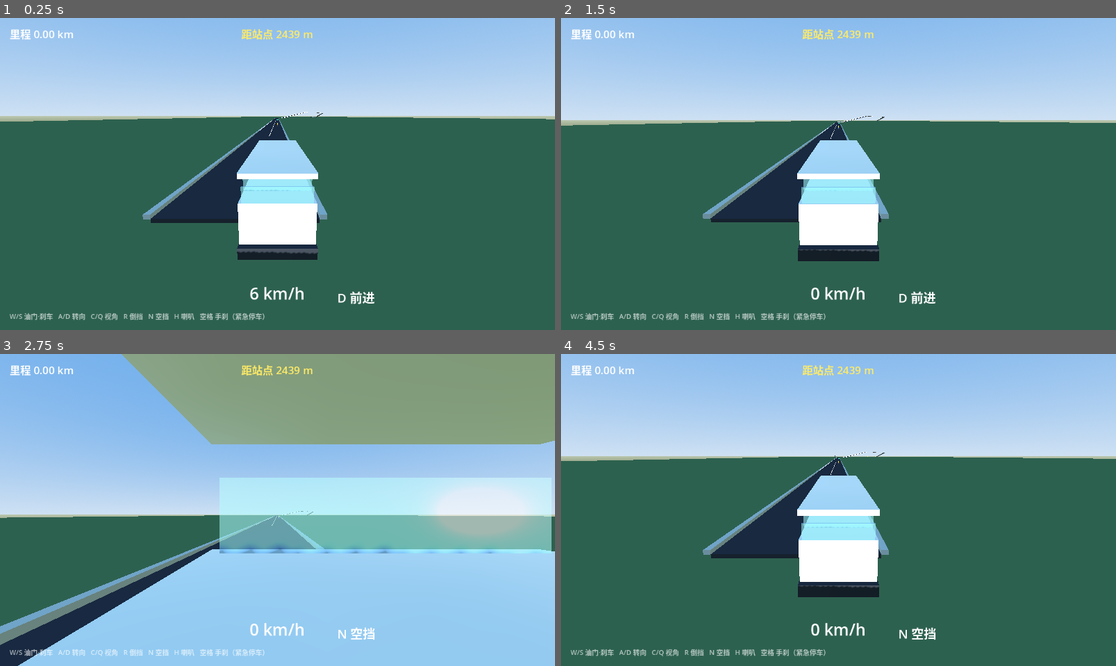
Above: before the commit, frames 1-4 (two rows, left to right).
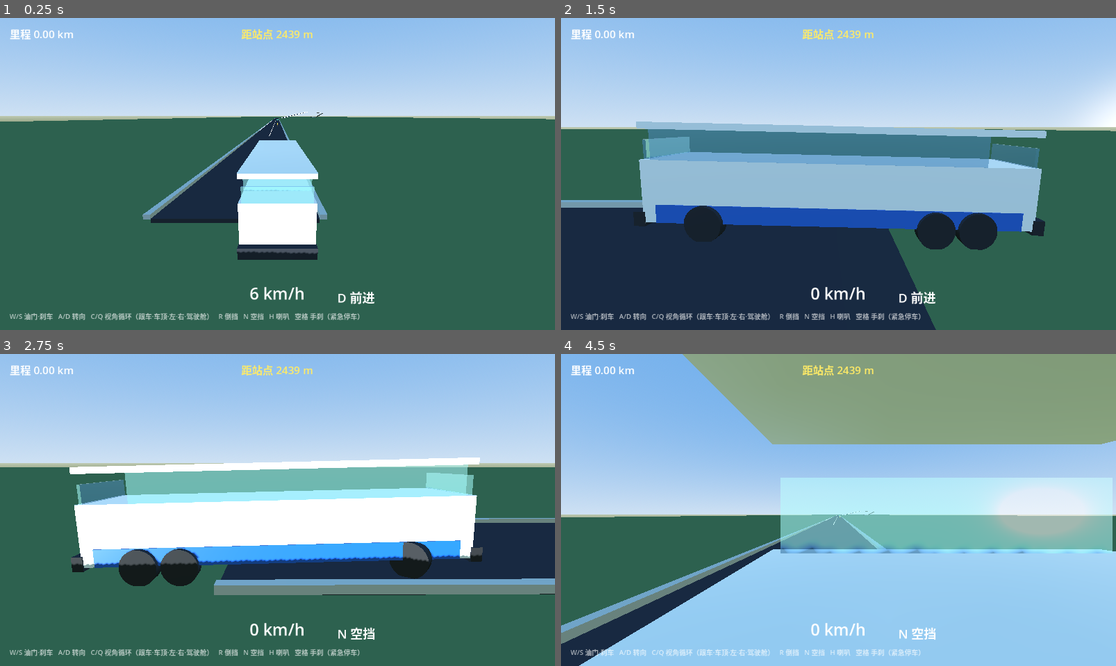
Above: after the commit, the same moments.

Repository: tobbyyan-barker/Fuzhou-Bus-Simulator-v1
Game: Godot game, scene res://scenes/main.tscn
Two runs of this game, one before a commit and one after it. Both use one fixed random seed, a clock stepped at 60 frames per second and the inputs below.
Inputs (mouse positions are in pixels of both pictures, inside the frame that each line leads up to):
- Up to frame 1 (0.25 s): no input
- Up to frame 2 (1.5 s): tap Enter at 0.5 s; move the mouse to (960, 158) at 0.52 s; hold D (steer_right) 0.53-1.25 s; hold C (toggle_camera) 0.53-1.25 s; click (960, 158) at 0.67 s; tap Q at 0.8 s; drag from (727, 189) to (810, 236) at 1.27 s
- Up to frame 3 (2.75 s): move the mouse to (333, 441) at 2.02 s; hold D (steer_right) from 2.03 s (still down); hold N (gear_n) from 2.03 s (still down); tap Q at 2.3 s
- Up to frame 4 (4.5 s): release D (steer_right) at 2.75 s; release N (gear_n) at 2.75 s; drag from (810, 572) to (672, 463) at 2.77 s; move the mouse to (1005, 556) at 3.52 s; hold A (steer_left) 3.53-4.25 s; tap H (horn) at 3.6 s; tap Q at 3.8 s; tap Space (handbrake) at 4.25 s; drag from (672, 463) to (755, 432) at 4.27 s

The runs differ from the first frame. In frame 1, 0.6% of the frame differs, in the area x 21-65%, y 94-97%; in frame 2, 48%; in frame 3, 93%, in the area x 0-100%, y 0-100%; in frame 4, 91%.

Commit message:
v0.1.6 五视角循环：C/Q 按序切换 跟车→车顶→左侧→右侧→驾驶舱→回环
- camera_manager 重构为五视角状态机，车顶/左右相机代码生成、刚性绑定
- 新视角参数（偏移/注视/FOV）Inspector 可调，实时生效；切换零物理扰动
- AC4-logic 改循环断言（6/6×3）；feel_check 新增 FEEL_VIEW_CYCLE + 几何校验，14 项全过
- GUI bench 16.67 ms；GUI 自动驾驶 334.1 s 完整闭环

Diff:
--- a/scripts/camera/camera_manager.gd
+++ b/scripts/camera/camera_manager.gd
@@ -1,38 +1,95 @@
-## 双视角相机管理：第一人称驾驶舱（C 或 Q 键切换）↔ 第三人称阻尼跟车
-## 切换只改变 Camera3D.current，不触碰车辆物理状态
+## 五视角循环相机管理（C / Q 键切换，按序循环）：
+##   0 跟车（默认）→ 1 车顶 → 2 左侧 → 3 右侧 → 4 第一人称驾驶舱 → 回到跟车
+## 切换只改变 Camera3D.current，不触碰车辆物理状态。
+## 跟车/驾驶舱相机来自场景（ChaseCamera/CabCamera）；
+## 车顶/左侧/右侧为纯刚性附属视角，代码生成，场景无需改动。
 class_name CameraManager
 extends Node3D
 
+const VIEW_CHASE := 0
+const VIEW_ROOF := 1
+const VIEW_LEFT := 2
+const VIEW_RIGHT := 3
+const VIEW_CAB := 4
+const VIEW_COUNT := 5
+
+@export_group("跟车视角")
 @export var chase_distance: float = 13.0
 @export var chase_height: float = 4.5
 @export var chase_lerp_speed: float = 3.5
 @export var chase_look_height: float = 1.8
 
+@export_group("车顶视角")
+## 相机位置（客车局部坐标，前方为 -Z）：x 左右、y 高度、z 前后
+@export var roof_offset: Vector3 = Vector3(0.0, 3.6, -1.0)
+## 注视点在车前方的距离（m）与高度（m）：组合出俯角，看清车头前路面
+@export var roof_look_ahead: float = 12.0
+@export var roof_look_height: float = 0.0
+@export var roof_fov_deg: float = 62.0
+
+@export_group("侧方视角（左/右共用参数）")
+## 相机到车身中轴的横向距离（m，取正值；左侧放 -X，右侧放 +X）
+@export var side_distance: float = 9.0
+@export var side_height: float = 3.0
+## 注视点高度（相对客车原点，m）
+@export var side_look_height: float = 1.6
+@export var side_fov_deg: float = 55.0
+
 var bus: BusController
+var view: int = VIEW_CHASE
 
 @onready var cab_cam: Camera3D = $CabCamera
 @onready var chase_cam: Camera3D = $ChaseCamera
+var roof_cam: Camera3D
+var left_cam: Camera3D
+var right_cam: Camera3D
 
 
 func _ready() -> void:
-	# 默认第三人称跟车视角（按规格：启动即跟车，Q/C 切换到驾驶舱）
-	chase_cam.current = true
-	cab_cam.current = false
+	roof_cam = _create_cam("RoofCamera", roof_fov_deg)
+	left_cam = _create_cam("LeftCamera", side_fov_deg)
+	right_cam = _create_cam("RightCamera", side_fov_deg)
+	# 默认第三人称跟车视角（C/Q 循环：跟车→车顶→左侧→右侧→驾驶舱）
+	_apply_view()
+
+
+func _create_cam(cam_name: String, fov_deg: float) -> Camera3D:
+	var cam := Camera3D.new()
+	cam.name = cam_name
+	cam.fov = fov_deg
+	add_child(cam)
+	return cam
 
 
 func _unhandled_input(event: InputEvent) -> void:
 	if event.is_action_pressed("toggle_camera"):
-		toggle()
+		cycle_view()
 
 
-func toggle() -> void:
-	var to_cab: bool = not cab_cam.current
-	cab_cam.current = to_cab
-	chase_cam.current = not to_cab
+## C / Q 每按一次前进一个视角，第 5 次回到跟车
+func cycle_view() -> void:
+	set_view((view + 1) % VIEW_COUNT)
+
+
+func set_view(new_view: int) -> void:
+	view = clampi(new_view, 0, VIEW_COUNT - 1)
+	_apply_view()
+
+
+func get_view() -> int:
+	return view
 
 
 func is_cab_active() -> bool:
-	return cab_cam.current
+	return view == VIEW_CAB
+
+
+func _apply_view() -> void:
+	chase_cam.current = view == VIEW_CHASE
+	roof_cam.current = view == VIEW_ROOF
+	left_cam.current = view == VIEW_LEFT
+	right_cam.current = view == VIEW_RIGHT
+	cab_cam.current = view == VIEW_CAB
 
 
 func _physics_process(delta: float) -> void:
@@ -52,6 +109,18 @@
 	chase_cam.global_position = chase_cam.global_position.lerp(
 			target, clampf(delta * chase_lerp_speed, 0.0, 1.0))
 	chase_cam.look_at(bus_t.origin + Vector3.UP * chase_look_height, Vector3.UP)
+	# 车顶视角：刚性绑定车顶（随车身俯仰侧倾），注视车前方路面形成俯角
+	roof_cam.fov = roof_fov_deg
+	roof_cam.global_position = bus_t * roof_offset
+	roof_cam.look_at(bus_t.origin - bus_t.basis.z * roof_look_ahead
+			+ Vector3.UP * roof_look_height, Vector3.UP)
+	# 左/右侧视角：刚性绑定车身中部两侧，注视车身（随车移动的侧面跟踪镜头）
+	left_cam.fov = side_fov_deg
+	left_cam.global_position = bus_t * Vector3(-side_distance, side_height, 0.0)
+	left_cam.look_at(bus_t.origin + Vector3.UP * side_look_height, Vector3.UP)
+	right_cam.fov = side_fov_deg
+	right_cam.global_position = bus_t * Vector3(side_distance, side_height, 0.0)
+	right_cam.look_at(bus_t.origin + Vector3.UP * side_look_height, Vector3.UP)
 
 
 ## 瞬移后调用，避免跟车相机长距离追赶
--- a/scripts/hud/hud.gd
+++ b/scripts/hud/hud.gd
@@ -18,7 +18,7 @@
 @onready var handbrake_label: Label = $HandbrakeLabel
 @onready var signal_label: Label = $SignalLabel
 
-const HINT := "W/S 油门·刹车   A/D 转向   C/Q 视角   R 倒挡   N 空挡   H 喇叭   空格 手刹（紧急停车）"
+const HINT := "W/S 油门·刹车   A/D 转向   C/Q 视角循环（跟车·车顶·左·右·驾驶舱）   R 倒挡   N 空挡   H 喇叭   空格 手刹（紧急停车）"
 const GEAR_COLOR_REVERSE := Color(1.0, 0.28, 0.28, 1.0)
 
 
--- a/tests/feel_check.gd
+++ b/tests/feel_check.gd
@@ -197,32 +197,41 @@
 	await _sim(30)
 	print("FEEL_LIGHT_OFF: 驶离灯区后警示消失=%s（要求 true）" % str(not main.traffic_lights.warning_active))
 
-	# ---- 12. 第一人称驾驶舱视角：Q 键切换 / 刚性跟随 / FOV 接线 / 零物理扰动 ----
+	# ---- 12. 五视角循环（C/Q）：跟车→车顶→左侧→右侧→驾驶舱→回环 + 刚性跟随 + 零物理扰动 ----
 	_teleport(300.0)
 	Input.action_press("accelerate")
 	await _sim(120)
 	Input.action_release("accelerate")
 	await _sim(30)
-	# Q 键绑定校验（真实按键路径的保证）+ 事件触发切换
+	# C/Q 双键绑定校验（真实按键路径的保证）
+	var c_bound := false
 	var q_bound := false
 	for ev in InputMap.action_get_events("toggle_camera"):
-		if ev is InputEventKey and ev.physical_keycode == KEY_Q:
-			q_bound = true
-	var q_ev := InputEventKey.new()
-	q_ev.physical_keycode = KEY_Q
-	q_ev.pressed = true
-	Input.parse_input_event(q_ev)
+		if ev is InputEventKey:
+			if ev.physical_keycode == KEY_C:
+				c_bound = true
+			elif ev.physical_keycode == KEY_Q:
+				q_bound = true
+	# 连按 5 次 C 键：视角应按序经过 车顶→左侧→右侧→驾驶舱→跟车（回到起点）
+	var c_ev := InputEventKey.new()
+	c_ev.physical_keycode = KEY_C
+	c_ev.pressed = true
+	var order_ok := true
+	var expected: Array = [cam_mgr.VIEW_ROOF, cam_mgr.VIEW_LEFT,
+			cam_mgr.VIEW_RIGHT, cam_mgr.VIEW_CAB, cam_mgr.VIEW_CHASE]
+	for expect_view in expected:
+		Input.parse_input_event(c_ev)
+		await _sim(6)
+		if cam_mgr.get_view() != expect_view:
+			order_ok = false
+	# 事件派发兜底：headless 环境差异时直接拨到驾驶舱做刚性采样
+	cam_mgr.set_view(cam_mgr.VIEW_CAB)
 	await _sim(6)
 	var in_cab: bool = cam_mgr.is_cab_active()
-	if not in_cab:
-		cam_mgr.toggle()  # headless 事件派发兜底；Q 绑定已由 q_bound 校验
-		await _sim(6)
-		in_cab = cam_mgr.is_cab_active()
-	# 切换的物理扰动：同一物理帧内切换前后直接读速度（隔离其它力：
-	# 滑行阻力/坡道/交通剐蹭，它们在任何跨帧窗口都会混入）
+	# 切换的物理扰动：同一物理帧内切走再切回（等效操作，零帧间隔）
 	var vel_before_frame: Vector3 = bus.linear_velocity
-	cam_mgr.toggle()  # 切回，再切一次：等效操作，零帧间隔
-	cam_mgr.toggle()
+	cam_mgr.set_view(cam_mgr.VIEW_CHASE)
+	cam_mgr.set_view(cam_mgr.VIEW_CAB)
 	var vel_after_frame: Vector3 = bus.linear_velocity
 	var disturb: float = vel_before_frame.distance_to(vel_after_frame)
 	# 行驶中采样：相机位姿应精确等于 bus_transform * cab_eye_offset（刚性绑定）。
@@ -236,16 +245,27 @@
 		expect_basis_err = maxf(expect_basis_err,
 				absf(cam_mgr.cab_cam.global_transform.basis.z.dot(expect.basis.z) - 1.0))
 	var fov_ok: bool = is_equal_approx(cam_mgr.cab_cam.fov, bus.params.cab_fov_deg)
-	# 切回第三人称（Q 再按一次），确认往返切换
+	# 侧方/车顶视角几何校验（行驶中）：车顶相机高于车身、左右相机分居车身两侧
+	var roof_above: float = cam_mgr.roof_cam.global_position.y - bus.global_position.y
+	var bus_right := bus.global_transform.basis.x
+	var rel_left := cam_mgr.left_cam.global_position - bus.global_position
+	var rel_right := cam_mgr.right_cam.global_position - bus.global_position
+	var left_side_ok: bool = bus_right.dot(rel_left) < -5.0
+	var right_side_ok: bool = bus_right.dot(rel_right) > 5.0
+	# Q 键再切一次：从驾驶舱回到跟车（同时验证 Q 键真实事件路径）
+	var q_ev := InputEventKey.new()
+	q_ev.physical_keycode = KEY_Q
+	q_ev.pressed = true
 	Input.parse_input_event(q_ev)
 	await _sim(6)
-	if cam_mgr.is_cab_active():
-		cam_mgr.toggle()  # 兜底：headless 事件派发差异
-		await _sim(6)
-	var back_to_chase: bool = not cam_mgr.is_cab_active()
-	print("FEEL_CAB_CAM: Q 键绑定=%s，Q 切入驾驶舱=%s，行驶中跟随误差 %.3f m / 朝向误差 %.4f（容差 0.25 m，朝向 <0.01），FOV=%.1f 接线=%s，切换速度扰动 %.2f m/s（要求 <0.3），Q 切回跟车=%s" % [
-			str(q_bound), str(in_cab), max_err, expect_basis_err, cam_mgr.cab_cam.fov, str(fov_ok),
-			disturb, str(back_to_chase)])
+	var back_to_chase: bool = cam_mgr.get_view() == cam_mgr.VIEW_CHASE
+	if not back_to_chase:
+		cam_mgr.set_view(cam_mgr.VIEW_CHASE)  # 兜底：headless 事件派发差异
+	print("FEEL_VIEW_CYCLE: C 绑定=%s，Q 绑定=%s，5 键顺序（车顶→左→右→驾驶舱→回跟车）=%s，Q 切回跟车=%s" % [
+			str(c_bound), str(q_bound), str(order_ok), str(back_to_chase)])
+	print("FEEL_CAB_CAM: 驾驶舱切入=%s，行驶中跟随误差 %.3f m / 朝向误差 %.4f（容差 0.25 m，朝向 <0.01），FOV=%.1f 接线=%s，切换速度扰动 %.2f m/s（要求 <0.3），车顶高出车身 %.1f m（要求 >3），左/右侧分居两侧=%s/%s" % [
+			str(in_cab), max_err, expect_basis_err, cam_mgr.cab_cam.fov, str(fov_ok),
+			disturb, roof_above, str(left_side_ok), str(right_side_ok)])
 
 	print("FEEL_SUMMARY done")
 
--- a/tests/test_mvp.gd
+++ b/tests/test_mvp.gd
@@ -83,14 +83,22 @@
 	_check("AC6", absf(hud_v - real_v) < 2.0,
 			"HUD %.1f vs 实测 %.1f km/h（偏差要求 < 2）" % [hud_v, real_v])
 
-	# ---- AC4（逻辑部分）：视角切换 ----
-	var cab_first: bool = cam_mgr.is_cab_active()
-	cam_mgr.toggle()
-	await _sim(2)
-	var switched: bool = cam_mgr.is_cab_active() != cab_first
-	cam_mgr.toggle()
-	await _sim(2)
-	_check("AC4-logic", switched, "视角切换逻辑正常（视觉确认见 GUI 测试）")
+	# ---- AC4（逻辑部分）：视角循环切换（C/Q：跟车→车顶→左侧→右侧→驾驶舱→回跟车） ----
+	var view_start: int = cam_mgr.get_view()
+	var distinct: bool = true
+	var saw_cab: bool = false
+	var prev: int = view_start
+	for i in cam_mgr.VIEW_COUNT:
+		cam_mgr.cycle_view()
+		await _sim(2)
+		if cam_mgr.get_view() == prev:
+			distinct = false
+		prev = cam_mgr.get_view()
+		if cam_mgr.is_cab_active():
+			saw_cab = true
+	var loop_closed: bool = cam_mgr.get_view() == view_start
+	_check("AC4-logic", distinct and saw_cab and loop_closed,
+			"C/Q 五视角循环正常（跟车→车顶→左侧→右侧→驾驶舱，5 键回环；视觉确认见 GUI 测试）")
 
 	# ---- AC5：真实驾驶进站 → 停稳 3 s → stop_completed ----
 	_teleport(route.get_total_length() - 120.0, 140.0)  # 清空 140 m 进站通道
Not shown, changed: docs/AC.md
Not shown, changed: docs/DEVLOG.md
Not shown, changed: docs/test_report.md
